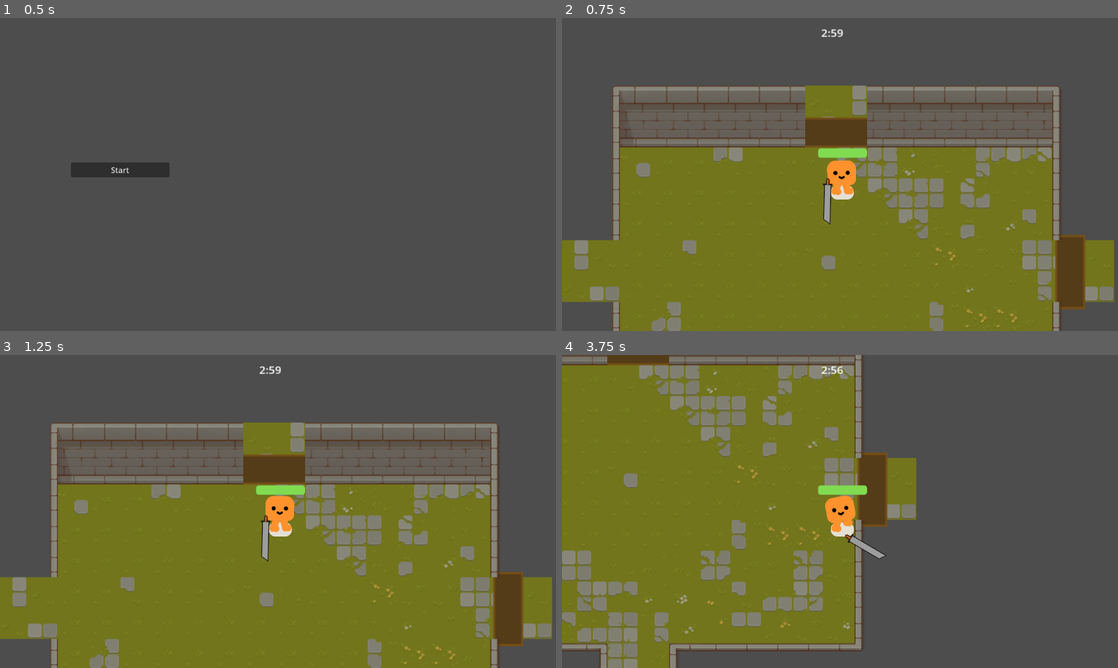
Above: before the commit, frames 1-4 (two rows, left to right).
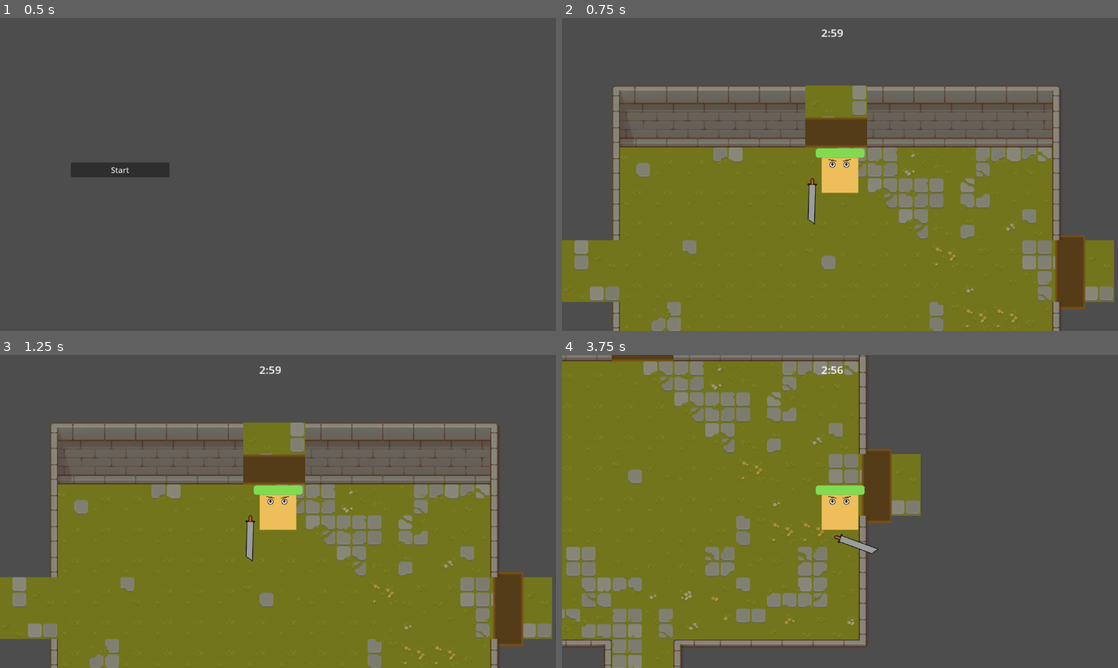
Above: after the commit, the same moments.

Repository: Filip22022/MazePrisoner
Game: Godot game, scene res://game.tscn
Two runs of this game, one before a commit and one after it. Both use one fixed random seed, a clock stepped at 60 frames per second and the inputs below.
Inputs (mouse positions are in pixels of both pictures, inside the frame that each line leads up to):
- Up to frame 1 (0.5 s): no input
- Up to frame 2 (0.75 s): click "Start" at 0.5 s
- Up to frame 3 (1.25 s): no input
- Up to frame 4 (3.75 s): tap Enter at 1.25 s; move the mouse to (962, 495) at 1.27 s; hold D (move_right) 1.28-2.03 s; click (962, 495) at 1.35 s; move the mouse to (728, 527) at 2.02 s; hold S (move_down) 2.03-2.78 s; tap Space (Dash) at 2.1, 3.5, 3.6 s; move the mouse to (895, 442) at 2.77 s; hold D (move_right) 2.78-3.53 s; click (895, 442) at 2.85 s; move the mouse to (812, 574) at 3.52 s; hold W (move_up) from 3.53 s (still down)

Frame 1 is identical in both runs. In frame 2, 1.2% of the frame differs, in the area x 44-55%, y 41-66%; in frame 3, 1.2%; in frame 4, 13%, in the area x 0-65%, y 0-100%.

Commit message:
add simple temporary player sprite

Diff:
--- a/characters/happy_boo/happy_boo.gd
+++ /dev/null
@@ -1,9 +0,0 @@
-extends Node2D
-
-
-func play_idle_animation():
-	%AnimationPlayer.play("idle")
-
-
-func play_walk_animation():
-	%AnimationPlayer.play("walk")
--- a/characters/happy_boo/happy_boo.tscn
+++ /dev/null
@@ -1,651 +0,0 @@
-[gd_scene load_steps=12 format=3 uid="uid://pbmyh1qru7p"]
-
-[ext_resource type="Script" path="res://characters/happy_boo/happy_boo.gd" id="1_kg7lb"]
-[ext_resource type="Texture2D" uid="uid://b7rhtttevhxtj" path="res://characters/ground_shadow.png" id="2_62bos"]
-[ext_resource type="Texture2D" uid="uid://ng8e5ot0dtpd" path="res://characters/happy_boo/square_foot.png" id="3_186qq"]
-[ext_resource type="Texture2D" uid="uid://dhapxq8y8ow57" path="res://characters/happy_boo/square_lower_leg.png" id="4_plnsd"]
-[ext_resource type="Texture2D" uid="uid://qmqpm6asge1i" path="res://characters/happy_boo/square_upper_leg.png" id="5_q2t1e"]
-[ext_resource type="Texture2D" uid="uid://cksiu5gst6fmp" path="res://characters/happy_boo/square_body.png" id="6_w3ck4"]
-[ext_resource type="Texture2D" uid="uid://cvs0lh814pk7h" path="res://characters/happy_boo/square_face.png" id="7_h5h8s"]
-
-[sub_resource type="Animation" id="Animation_hed62"]
-length = 0.001
-tracks/0/type = "value"
-tracks/0/imported = false
-tracks/0/enabled = true
-tracks/0/path = NodePath("Colorizer/SquareUpperLegL:position")
-tracks/0/interp = 1
-tracks/0/loop_wrap = true
-tracks/0/keys = {
-"times": PackedFloat32Array(0),
-"transitions": PackedFloat32Array(1),
-"update": 0,
-"values": [Vector2(-10.6303, -27.3998)]
-}
-tracks/1/type = "value"
-tracks/1/imported = false
-tracks/1/enabled = true
-tracks/1/path = NodePath("Colorizer/SquareUpperLegL:rotation")
-tracks/1/interp = 1
-tracks/1/loop_wrap = true
-tracks/1/keys = {
-"times": PackedFloat32Array(0),
-"transitions": PackedFloat32Array(1),
-"update": 0,
-"values": [0.4009]
-}
-tracks/2/type = "value"
-tracks/2/imported = false
-tracks/2/enabled = true
-tracks/2/path = NodePath("Colorizer/SquareUpperLegL/SquareLowerLegL:position")
-tracks/2/interp = 1
-tracks/2/loop_wrap = true
-tracks/2/keys = {
-"times": PackedFloat32Array(0),
-"transitions": PackedFloat32Array(1),
-"update": 0,
-"values": [Vector2(0, 14)]
-}
-tracks/3/type = "value"
-tracks/3/imported = false
-tracks/3/enabled = true
-tracks/3/path = NodePath("Colorizer/SquareUpperLegL/SquareLowerLegL:rotation")
-tracks/3/interp = 1
-tracks/3/loop_wrap = true
-tracks/3/keys = {
-"times": PackedFloat32Array(0),
-"transitions": PackedFloat32Array(1),
-"update": 0,
-"values": [-2.98023e-08]
-}
-tracks/4/type = "value"
-tracks/4/imported = false
-tracks/4/enabled = true
-tracks/4/path = NodePath("Colorizer/SquareUpperLegL/SquareLowerLegL/SquareFootL:position")
-tracks/4/interp = 1
-tracks/4/loop_wrap = true
-tracks/4/keys = {
-"times": PackedFloat32Array(0),
-"transitions": PackedFloat32Array(1),
-"update": 0,
-"values": [Vector2(0, 12)]
-}
-tracks/5/type = "value"
-tracks/5/imported = false
-tracks/5/enabled = true
-tracks/5/path = NodePath("Colorizer/SquareUpperLegL/SquareLowerLegL/SquareFootL:rotation")
-tracks/5/interp = 1
-tracks/5/loop_wrap = true
-tracks/5/keys = {
-"times": PackedFloat32Array(0),
-"transitions": PackedFloat32Array(1),
-"update": 0,
-"values": [-3.40666]
-}
-tracks/6/type = "value"
-tracks/6/imported = false
-tracks/6/enabled = true
-tracks/6/path = NodePath("Colorizer/SquareUpperLegR:position")
-tracks/6/interp = 1
-tracks/6/loop_wrap = true
-tracks/6/keys = {
-"times": PackedFloat32Array(0),
-"transitions": PackedFloat32Array(1),
-"update": 0,
-"values": [Vector2(9.20459, -29.9444)]
-}
-tracks/7/type = "value"
-tracks/7/imported = false
-tracks/7/enabled = true
-tracks/7/path = NodePath("Colorizer/SquareUpperLegR:rotation")
-tracks/7/interp = 1
-tracks/7/loop_wrap = true
-tracks/7/keys = {
-"times": PackedFloat32Array(0),
-"transitions": PackedFloat32Array(1),
-"update": 0,
-"values": [-0.213676]
-}
-tracks/8/type = "value"
-tracks/8/imported = false
-tracks/8/enabled = true
-tracks/8/path = NodePath("Colorizer/SquareUpperLegR/SquareLowerLegR:position")
-tracks/8/interp = 1
-tracks/8/loop_wrap = true
-tracks/8/keys = {
-"times": PackedFloat32Array(0),
-"transitions": PackedFloat32Array(1),
-"update": 0,
-"values": [Vector2(-4.76837e-07, 14)]
-}
-tracks/9/type = "value"
-tracks/9/imported = false
-tracks/9/enabled = true
-tracks/9/path = NodePath("Colorizer/SquareUpperLegR/SquareLowerLegR:rotation")
-tracks/9/interp = 1
-tracks/9/loop_wrap = true
-tracks/9/keys = {
-"times": PackedFloat32Array(0),
-"transitions": PackedFloat32Array(1),
-"update": 0,
-"values": [0.0]
-}
-tracks/10/type = "value"
-tracks/10/imported = false
-tracks/10/enabled = true
-tracks/10/path = NodePath("Colorizer/SquareUpperLegR/SquareLowerLegR/SquareFootR:position")
-tracks/10/interp = 1
-tracks/10/loop_wrap = true
-tracks/10/keys = {
-"times": PackedFloat32Array(0),
-"transitions": PackedFloat32Array(1),
-"update": 0,
-"values": [Vector2(0, 12)]
-}
-tracks/11/type = "value"
-tracks/11/imported = false
-tracks/11/enabled = true
-tracks/11/path = NodePath("Colorizer/SquareUpperLegR/SquareLowerLegR/SquareFootR:rotation")
-tracks/11/interp = 1
-tracks/11/loop_wrap = true
-tracks/11/keys = {
-"times": PackedFloat32Array(0),
-"transitions": PackedFloat32Array(1),
-"update": 0,
-"values": [-2.92296]
-}
-tracks/12/type = "value"
-tracks/12/imported = false
-tracks/12/enabled = true
-tracks/12/path = NodePath("Colorizer/SquareBody:position")
-tracks/12/interp = 1
-tracks/12/loop_wrap = true
-tracks/12/keys = {
-"times": PackedFloat32Array(0),
-"transitions": PackedFloat32Array(1),
-"update": 0,
-"values": [Vector2(-1.73067, -36.6061)]
-}
-tracks/13/type = "value"
-tracks/13/imported = false
-tracks/13/enabled = true
-tracks/13/path = NodePath("Colorizer/SquareBody:rotation")
-tracks/13/interp = 1
-tracks/13/loop_wrap = true
-tracks/13/keys = {
-"times": PackedFloat32Array(0),
-"transitions": PackedFloat32Array(1),
-"update": 0,
-"values": [-0.0250386]
-}
-tracks/14/type = "value"
-tracks/14/imported = false
-tracks/14/enabled = true
-tracks/14/path = NodePath("Colorizer/SquareBody/SquareFace:position")
-tracks/14/interp = 1
-tracks/14/loop_wrap = true
-tracks/14/keys = {
-"times": PackedFloat32Array(0),
-"transitions": PackedFloat32Array(1),
-"update": 0,
-"values": [Vector2(0, -17)]
-}
-tracks/15/type = "value"
-tracks/15/imported = false
-tracks/15/enabled = true
-tracks/15/path = NodePath("Colorizer/SquareBody/SquareFace:rotation")
-tracks/15/interp = 1
-tracks/15/loop_wrap = true
-tracks/15/keys = {
-"times": PackedFloat32Array(0),
-"transitions": PackedFloat32Array(1),
-"update": 0,
-"values": [0.0]
-}
-
-[sub_resource type="Animation" id="Animation_sablf"]
-resource_name = "idle"
-loop_mode = 1
-tracks/0/type = "value"
-tracks/0/imported = false
-tracks/0/enabled = true
-tracks/0/path = NodePath("Colorizer/SquareUpperLegL:position")
-tracks/0/interp = 1
-tracks/0/loop_wrap = true
-tracks/0/keys = {
-"times": PackedFloat32Array(0),
-"transitions": PackedFloat32Array(1),
-"update": 0,
-"values": [Vector2(-10.6303, -27.3998)]
-}
-tracks/1/type = "value"
-tracks/1/imported = false
-tracks/1/enabled = true
-tracks/1/path = NodePath("Colorizer/SquareUpperLegL:rotation")
-tracks/1/interp = 1
-tracks/1/loop_wrap = true
-tracks/1/keys = {
-"times": PackedFloat32Array(0),
-"transitions": PackedFloat32Array(1),
-"update": 0,
-"values": [0.4009]
-}
-tracks/2/type = "value"
-tracks/2/imported = false
-tracks/2/enabled = true
-tracks/2/path = NodePath("Colorizer/SquareUpperLegL/SquareLowerLegL:position")
-tracks/2/interp = 1
-tracks/2/loop_wrap = true
-tracks/2/keys = {
-"times": PackedFloat32Array(0),
-"transitions": PackedFloat32Array(1),
-"update": 0,
-"values": [Vector2(0, 14)]
-}
-tracks/3/type = "value"
-tracks/3/imported = false
-tracks/3/enabled = true
-tracks/3/path = NodePath("Colorizer/SquareUpperLegL/SquareLowerLegL:rotation")
-tracks/3/interp = 1
-tracks/3/loop_wrap = true
-tracks/3/keys = {
-"times": PackedFloat32Array(0),
-"transitions": PackedFloat32Array(1),
-"update": 0,
-"values": [-2.98023e-08]
-}
-tracks/4/type = "value"
-tracks/4/imported = false
-tracks/4/enabled = true
-tracks/4/path = NodePath("Colorizer/SquareUpperLegL/SquareLowerLegL/SquareFootL:position")
-tracks/4/interp = 1
-tracks/4/loop_wrap = true
-tracks/4/keys = {
-"times": PackedFloat32Array(0),
-"transitions": PackedFloat32Array(1),
-"update": 0,
-"values": [Vector2(0, 12)]
-}
-tracks/5/type = "value"
-tracks/5/imported = false
-tracks/5/enabled = true
-tracks/5/path = NodePath("Colorizer/SquareUpperLegL/SquareLowerLegL/SquareFootL:rotation")
-tracks/5/interp = 1
-tracks/5/loop_wrap = true
-tracks/5/keys = {
-"times": PackedFloat32Array(0),
-"transitions": PackedFloat32Array(1),
-"update": 0,
-"values": [-3.40666]
-}
-tracks/6/type = "value"
-tracks/6/imported = false
-tracks/6/enabled = true
-tracks/6/path = NodePath("Colorizer/SquareUpperLegR:position")
-tracks/6/interp = 1
-tracks/6/loop_wrap = true
-tracks/6/keys = {
-"times": PackedFloat32Array(0),
-"transitions": PackedFloat32Array(1),
-"update": 0,
-"values": [Vector2(9.20459, -29.9444)]
-}
-tracks/7/type = "value"
-tracks/7/imported = false
-tracks/7/enabled = true
-tracks/7/path = NodePath("Colorizer/SquareUpperLegR:rotation")
-tracks/7/interp = 1
-tracks/7/loop_wrap = true
-tracks/7/keys = {
-"times": PackedFloat32Array(0),
-"transitions": PackedFloat32Array(1),
-"update": 0,
-"values": [-0.213676]
-}
-tracks/8/type = "value"
-tracks/8/imported = false
-tracks/8/enabled = true
-tracks/8/path = NodePath("Colorizer/SquareUpperLegR/SquareLowerLegR:position")
-tracks/8/interp = 1
-tracks/8/loop_wrap = true
-tracks/8/keys = {
-"times": PackedFloat32Array(0),
-"transitions": PackedFloat32Array(1),
-"update": 0,
-"values": [Vector2(-4.76837e-07, 14)]
-}
-tracks/9/type = "value"
-tracks/9/imported = false
-tracks/9/enabled = true
-tracks/9/path = NodePath("Colorizer/SquareUpperLegR/SquareLowerLegR:rotation")
-tracks/9/interp = 1
-tracks/9/loop_wrap = true
-tracks/9/keys = {
-"times": PackedFloat32Array(0),
-"transitions": PackedFloat32Array(1),
-"update": 0,
-"values": [0.0]
-}
-tracks/10/type = "value"
-tracks/10/imported = false
-tracks/10/enabled = true
-tracks/10/path = NodePath("Colorizer/SquareUpperLegR/SquareLowerLegR/SquareFootR:position")
-tracks/10/interp = 1
-tracks/10/loop_wrap = true
-tracks/10/keys = {
-"times": PackedFloat32Array(0),
-"transitions": PackedFloat32Array(1),
-"update": 0,
-"values": [Vector2(0, 12)]
-}
-tracks/11/type = "value"
-tracks/11/imported = false
-tracks/11/enabled = true
-tracks/11/path = NodePath("Colorizer/SquareUpperLegR/SquareLowerLegR/SquareFootR:rotation")
-tracks/11/interp = 1
-tracks/11/loop_wrap = true
-tracks/11/keys = {
-"times": PackedFloat32Array(0),
-"transitions": PackedFloat32Array(1),
-"update": 0,
-"values": [-2.92296]
-}
-tracks/12/type = "value"
-tracks/12/imported = false
-tracks/12/enabled = true
-tracks/12/path = NodePath("Colorizer/SquareBody:position")
-tracks/12/interp = 1
-tracks/12/loop_wrap = true
-tracks/12/keys = {
-"times": PackedFloat32Array(0, 0.4, 0.8),
-"transitions": PackedFloat32Array(0.466516, 0.189465, 1),
-"update": 0,
-"values": [Vector2(-1.73067, -36.6061), Vector2(-1.731, -32), Vector2(-1.731, -38)]
-}
-tracks/13/type = "value"
-tracks/13/imported = false
-tracks/13/enabled = true
-tracks/13/path = NodePath("Colorizer/SquareBody:rotation")
-tracks/13/interp = 1
-tracks/13/loop_wrap = true
-tracks/13/keys = {
-"times": PackedFloat32Array(0, 0.4),
-"transitions": PackedFloat32Array(2.46229, 0.535887),
-"update": 0,
-"values": [-0.0250386, 0.0698132]
-}
-tracks/14/type = "value"
-tracks/14/imported = false
-tracks/14/enabled = true
-tracks/14/path = NodePath("Colorizer/SquareBody/SquareFace:position")
-tracks/14/interp = 1
-tracks/14/loop_wrap = true
-tracks/14/keys = {
-"times": PackedFloat32Array(0),
-"transitions": PackedFloat32Array(1),
-"update": 0,
-"values": [Vector2(0, -17)]
-}
-tracks/15/type = "value"
-tracks/15/imported = false
-tracks/15/enabled = true
-tracks/15/path = NodePath("Colorizer/SquareBody/SquareFace:rotation")
-tracks/15/interp = 1
-tracks/15/loop_wrap = true
-tracks/15/keys = {
-"times": PackedFloat32Array(0),
-"transitions": PackedFloat32Array(1),
-"update": 0,
-"values": [0.0]
-}
-
-[sub_resource type="Animation" id="Animation_74kqe"]
-resource_name = "walk"
-length = 0.6
-loop_mode = 1
-step = 0.0333333
-tracks/0/type = "value"
-tracks/0/imported = false
-tracks/0/enabled = true
-tracks/0/path = NodePath("Colorizer/SquareUpperLegL:position")
-tracks/0/interp = 1
-tracks/0/loop_wrap = true
-tracks/0/keys = {
-"times": PackedFloat32Array(0, 0.3, 0.466666),
-"transitions": PackedFloat32Array(1, 0.5, 2),
-"update": 0,
-"values": [Vector2(-10.6303, -27.3998), Vector2(-10.6303, -27.3998), Vector2(-16, -40)]
-}
-tracks/1/type = "value"
-tracks/1/imported = false
-tracks/1/enabled = true
-tracks/1/path = NodePath("Colorizer/SquareUpperLegL:rotation")
-tracks/1/interp = 1
-tracks/1/loop_wrap = true
-tracks/1/keys = {
-"times": PackedFloat32Array(0, 0.3, 0.466666),
-"transitions": PackedFloat32Array(1, 0.5, 2),
-"update": 0,
-"values": [0.4009, 0.4009, -0.197871]
-}
-tracks/2/type = "value"
-tracks/2/imported = false
-tracks/2/enabled = true
-tracks/2/path = NodePath("Colorizer/SquareUpperLegL/SquareLowerLegL:position")
-tracks/2/interp = 1
-tracks/2/loop_wrap = true
-tracks/2/keys = {
-"times": PackedFloat32Array(0, 0.3),
-"transitions": PackedFloat32Array(1, 0.5),
-"update": 0,
-"values": [Vector2(0, 14), Vector2(0, 14)]
-}
-tracks/3/type = "value"
-tracks/3/imported = false
-tracks/3/enabled = true
-tracks/3/path = NodePath("Colorizer/SquareUpperLegL/SquareLowerLegL:rotation")
-tracks/3/interp = 1
-tracks/3/loop_wrap = true
-tracks/3/keys = {
-"times": PackedFloat32Array(0, 0.3, 0.466667),
-"transitions": PackedFloat32Array(1, 0.5, 2),
-"update": 0,
-"values": [-2.98023e-08, -2.98023e-08, 1.12966]
-}
-tracks/4/type = "value"
-tracks/4/imported = false
-tracks/4/enabled = true
-tracks/4/path = NodePath("Colorizer/SquareUpperLegL/SquareLowerLegL/SquareFootL:position")
-tracks/4/interp = 1
-tracks/4/loop_wrap = true
-tracks/4/keys = {
-"times": PackedFloat32Array(0, 0.3),
-"transitions": PackedFloat32Array(1, 0.5),
-"update": 0,
-"values": [Vector2(0, 12), Vector2(0, 12)]
-}
-tracks/5/type = "value"
-tracks/5/imported = false
-tracks/5/enabled = true
-tracks/5/path = NodePath("Colorizer/SquareUpperLegL/SquareLowerLegL/SquareFootL:rotation")
-tracks/5/interp = 1
-tracks/5/loop_wrap = true
-tracks/5/keys = {
-"times": PackedFloat32Array(0, 0.3, 0.466667),
-"transitions": PackedFloat32Array(1, 0.5, 2),
-"update": 0,
-"values": [-3.40666, -3.40666, -3.92035]
-}
-tracks/6/type = "value"
-tracks/6/imported = false
-tracks/6/enabled = true
-tracks/6/path = NodePath("Colorizer/SquareUpperLegR:position")
-tracks/6/interp = 1
-tracks/6/loop_wrap = true
-tracks/6/keys = {
-"times": PackedFloat32Array(0, 0.166667, 0.3),
-"transitions": PackedFloat32Array(0.5, 2, 1),
-"update": 0,
-"values": [Vector2(9, -27), Vector2(11, -44), Vector2(9, -27)]
-}
-tracks/7/type = "value"
-tracks/7/imported = false
-tracks/7/enabled = true
-tracks/7/path = NodePath("Colorizer/SquareUpperLegR:rotation")
-tracks/7/interp = 1
-tracks/7/loop_wrap = true
-tracks/7/keys = {
-"times": PackedFloat32Array(0, 0.166667, 0.3),
-"transitions": PackedFloat32Array(0.5, 2, 1),
-"update": 0,
-"values": [-0.213676, -0.458455, -0.213676]
-}
-tracks/8/type = "value"
-tracks/8/imported = false
-tracks/8/enabled = true
-tracks/8/path = NodePath("Colorizer/SquareUpperLegR/SquareLowerLegR:position")
-tracks/8/interp = 1
-tracks/8/loop_wrap = true
-tracks/8/keys = {
-"times": PackedFloat32Array(0, 0.3),
-"transitions": PackedFloat32Array(0.5, 1),
-"update": 0,
-"values": [Vector2(-4.76837e-07, 14), Vector2(-4.76837e-07, 14)]
-}
-tracks/9/type = "value"
-tracks/9/imported = false
-tracks/9/enabled = true
-tracks/9/path = NodePath("Colorizer/SquareUpperLegR/SquareLowerLegR:rotation")
-tracks/9/interp = 1
-tracks/9/loop_wrap = true
-tracks/9/keys = {
-"times": PackedFloat32Array(0, 0.166667, 0.3),
-"transitions": PackedFloat32Array(0.5, 2, 1),
-"update": 0,
-"values": [0.0, 0.888296, 0.0]
-}
-tracks/10/type = "value"
-tracks/10/imported = false
-tracks/10/enabled = true
-tracks/10/path = NodePath("Colorizer/SquareUpperLegR/SquareLowerLegR/SquareFootR:position")
-tracks/10/interp = 1
-tracks/10/loop_wrap = true
-tracks/10/keys = {
-"times": PackedFloat32Array(0, 0.3),
-"transitions": PackedFloat32Array(0.5, 1),
-"update": 0,
-"values": [Vector2(0, 12), Vector2(0, 12)]
-}
-tracks/11/type = "value"
-tracks/11/imported = false
-tracks/11/enabled = true
-tracks/11/path = NodePath("Colorizer/SquareUpperLegR/SquareLowerLegR/SquareFootR:rotation")
-tracks/11/interp = 1
-tracks/11/loop_wrap = true
-tracks/11/keys = {
-"times": PackedFloat32Array(0, 0.166667, 0.3),
-"transitions": PackedFloat32Array(0.5, 2, 1),
-"update": 0,
-"values": [-2.92296, -3.45549, -2.92296]
-}
-tracks/12/type = "value"
-tracks/12/imported = false
-tracks/12/enabled = true
-tracks/12/path = NodePath("Colorizer/SquareBody:position")
-tracks/12/interp = 1
-tracks/12/loop_wrap = true
-tracks/12/keys = {
-"times": PackedFloat32Array(0),
-"transitions": PackedFloat32Array(1),
-"update": 0,
-"values": [Vector2(-1.73067, -36.6061)]
-}
-tracks/13/type = "value"
-tracks/13/imported = false
-tracks/13/enabled = true
-tracks/13/path = NodePath("Colorizer/SquareBody:rotation")
-tracks/13/interp = 1
-tracks/13/loop_wrap = true
-tracks/13/keys = {
-"times": PackedFloat32Array(0, 0.166667, 0.3, 0.466667),
-"transitions": PackedFloat32Array(0.392292, 1.31951, 0.267943, 1.8025),
-"update": 0,
-"values": [-0.0250386, -0.209487, 0.0372028, 0.23927]
-}
-
-[sub_resource type="AnimationLibrary" id="AnimationLibrary_wrcpu"]
-_data = {
-"RESET": SubResource("Animation_hed62"),
-"idle": SubResource("Animation_sablf"),
-"walk": SubResource("Animation_74kqe")
-}
-
-[node name="HappyBoo" type="Node2D"]
-script = ExtResource("1_kg7lb")
-
-[node name="AnimationPlayer" type="AnimationPlayer" parent="."]
-unique_name_in_owner = true
-playback_default_blend_time = 0.2
-libraries = {
-"": SubResource("AnimationLibrary_wrcpu")
-}
-
-[node name="GroundShadow" type="Sprite2D" parent="."]
-modulate = Color(0.898039, 0.878431, 0.831373, 1)
-z_index = -1
-z_as_relative = false
-scale = Vector2(0.8, 0.8)
-texture = ExtResource("2_62bos")
-metadata/_edit_lock_ = true
-
-[node name="Colorizer" type="Node2D" parent="."]
-modulate = Color(1, 0.572549, 0.176471, 1)
-
-[node name="SquareUpperLegL" type="Sprite2D" parent="Colorizer"]
-position = Vector2(-10.6303, -27.3998)
-rotation = 0.4009
-scale = Vector2(0.997829, 0.999794)
-texture = ExtResource("5_q2t1e")
-offset = Vector2(0, 6)
-
-[node name="SquareLowerLegL" type="Sprite2D" parent="Colorizer/SquareUpperLegL"]
-position = Vector2(0, 14)
-texture = ExtResource("4_plnsd")
-offset = Vector2(0, 6)
-
-[node name="SquareFootL" type="Sprite2D" parent="Colorizer/SquareUpperLegL/SquareLowerLegL"]
-position = Vector2(0, 12)
-rotation = -3.40666
-scale = Vector2(1.01116, 1)
-texture = ExtResource("3_186qq")
-offset = Vector2(-4, 0)
-
-[node name="SquareUpperLegR" type="Sprite2D" parent="Colorizer"]
-position = Vector2(9.20459, -29.9444)
-rotation = -0.213676
-scale = Vector2(0.999794, 0.999794)
-texture = ExtResource("5_q2t1e")
-offset = Vector2(0, 6)
-
-[node name="SquareLowerLegR" type="Sprite2D" parent="Colorizer/SquareUpperLegR"]
-position = Vector2(-4.76837e-07, 14)
-texture = ExtResource("4_plnsd")
-offset = Vector2(0, 6)
-
-[node name="SquareFootR" type="Sprite2D" parent="Colorizer/SquareUpperLegR/SquareLowerLegR"]
-position = Vector2(0, 12)
-rotation = -2.92296
-texture = ExtResource("3_186qq")
-offset = Vector2(-4, 0)
-
-[node name="SquareBody" type="Sprite2D" parent="Colorizer"]
-position = Vector2(-1.73067, -36.6061)
-rotation = -0.0250386
-scale = Vector2(0.9842, 0.990263)
-texture = ExtResource("6_w3ck4")
-offset = Vector2(0, -23)
-
-[node name="SquareFace" type="Sprite2D" parent="Colorizer/SquareBody"]
-position = Vector2(0, -17)
-texture = ExtResource("7_h5h8s")
-metadata/_edit_lock_ = true
--- a/characters/happy_boo/square_modification_stack.tres
+++ /dev/null
@@ -1,23 +0,0 @@
-[gd_resource type="SkeletonModificationStack2D" load_steps=3 format=3 uid="uid://dtf0pmja4mcaa"]
-
-[sub_resource type="SkeletonModification2DTwoBoneIK" id="SkeletonModification2DTwoBoneIK_7lb5u"]
-target_nodepath = NodePath("FootLIK")
-flip_bend_direction = true
-joint_one_bone_idx = 1
-joint_one_bone2d_node = NodePath("Center/UpperLegL")
-joint_two_bone_idx = 2
-joint_two_bone2d_node = NodePath("Center/UpperLegL/LowerLegL")
-editor/draw_gizmo = false
-
-[sub_resource type="SkeletonModification2DTwoBoneIK" id="SkeletonModification2DTwoBoneIK_h82yt"]
-target_nodepath = NodePath("FootRIK")
-joint_one_bone_idx = 4
-joint_one_bone2d_node = NodePath("Center/UpperLegR")
-joint_two_bone_idx = 5
-joint_two_bone2d_node = NodePath("Center/UpperLegR/LowerLegR")
-
-[resource]
-enabled = true
-modification_count = 2
-modifications/0 = SubResource("SkeletonModification2DTwoBoneIK_7lb5u")
-modifications/1 = SubResource("SkeletonModification2DTwoBoneIK_h82yt")
--- a/player/player.gd
+++ b/player/player.gd
@@ -17,10 +17,6 @@
 		velocity *= 5 * pow(dash.time_left,1)
 	move_and_slide()
 
-	if velocity.length() > 0.0:
-		%HappyBoo.play_walk_animation()
-	else:
-		%HappyBoo.play_idle_animation()
 
 func take_damage(amount: float):
 	_change_health(-amount)
--- a/player/player.tscn
+++ b/player/player.tscn
@@ -1,14 +1,14 @@
 [gd_scene load_steps=9 format=3 uid="uid://bjtvug2n8i8vt"]
 
 [ext_resource type="Script" path="res://player/player.gd" id="1_g7hg3"]
-[ext_resource type="PackedScene" uid="uid://pbmyh1qru7p" path="res://characters/happy_boo/happy_boo.tscn" id="2_m8mdx"]
+[ext_resource type="Texture2D" uid="uid://bl0syrxdooqvf" path="res://player/player_sprite.png" id="2_3hb6n"]
 [ext_resource type="PackedScene" uid="uid://bavgw8hew7hmh" path="res://sword.tscn" id="3_brsre"]
 
 [sub_resource type="RectangleShape2D" id="RectangleShape2D_mfuw2"]
-size = Vector2(72.0556, 44.3334)
+size = Vector2(108.333, 44.3334)
 
 [sub_resource type="CircleShape2D" id="CircleShape2D_uyu8n"]
-radius = 74.0741
+radius = 87.963
 
 [sub_resource type="StyleBoxFlat" id="StyleBoxFlat_67oi0"]
 bg_color = Color(0.152941, 0.168627, 0.188235, 1)
@@ -25,8 +25,8 @@
 corner_radius_bottom_left = 8
 
 [sub_resource type="CapsuleShape2D" id="CapsuleShape2D_5xh3s"]
-radius = 26.6667
-height = 53.3333
+radius = 31.6667
+height = 66.6667
 
 [node name="Player" type="CharacterBody2D"]
 position = Vector2(57, 71)
@@ -34,13 +34,11 @@
 platform_floor_layers = 4294901760
 script = ExtResource("1_g7hg3")
 
-[node name="HappyBoo" parent="." instance=ExtResource("2_m8mdx")]
-unique_name_in_owner = true
-position = Vector2(4, 31)
-scale = Vector2(0.6, 0.6)
+[node name="Sprite2D" type="Sprite2D" parent="."]
+texture = ExtResource("2_3hb6n")
 
 [node name="CollisionShape2D" type="CollisionShape2D" parent="."]
-position = Vector2(3.33333, 26.6667)
+position = Vector2(-2.44379e-06, 20)
 scale = Vector2(0.6, 0.6)
 shape = SubResource("RectangleShape2D_mfuw2")
 
@@ -51,16 +49,16 @@
 collision_mask = 2
 
 [node name="CollisionShape2D" type="CollisionShape2D" parent="HurtBox"]
-position = Vector2(2.77778, -2.77778)
+position = Vector2(-2.77778, -2.38419e-06)
 scale = Vector2(0.6, 0.6)
 shape = SubResource("CircleShape2D_uyu8n")
 debug_color = Color(0.862745, 0.352941, 0.121569, 0.419608)
 
 [node name="HealthBar" type="ProgressBar" parent="."]
 unique_name_in_owner = true
-offset_left = -38.3333
+offset_left = -41.6667
 offset_top = -45.0
-offset_right = 102.667
+offset_right = 99.3336
 offset_bottom = -18.0
 scale = Vector2(0.6, 0.6)
 theme_override_styles/background = SubResource("StyleBoxFlat_67oi0")
@@ -70,7 +68,7 @@
 metadata/_edit_use_anchors_ = true
 
 [node name="Sword" parent="." instance=ExtResource("3_brsre")]
-position = Vector2(23.3333, -1.66667)
+position = Vector2(-3.33333, -1.66667)
 scale = Vector2(0.6, 0.6)
 
 [node name="AreaTracker" type="Area2D" parent="."]
@@ -78,7 +76,7 @@
 collision_mask = 4
 
 [node name="CollisionShape2D" type="CollisionShape2D" parent="AreaTracker"]
-position = Vector2(3.33333, 10)
+position = Vector2(-1.66666, 0)
 shape = SubResource("CapsuleShape2D_5xh3s")
 
 [node name="Camera2D" type="Camera2D" parent="."]
Binary file removed: characters/happy_boo/square_body.png
Not shown, removed: characters/happy_boo/square_body.png.import
Binary file removed: characters/happy_boo/square_face.png
Not shown, removed: characters/happy_boo/square_face.png.import
Binary file removed: characters/happy_boo/square_foot.png
Not shown, removed: characters/happy_boo/square_foot.png.import
Binary file removed: characters/happy_boo/square_lower_leg.png
Not shown, removed: characters/happy_boo/square_lower_leg.png.import
Binary file removed: characters/happy_boo/square_ref.png
Not shown, removed: characters/happy_boo/square_ref.png.import
Binary file removed: characters/happy_boo/square_upper_leg.png
Binary file added: player/player_sprite.png
(and 1 more such lines)
